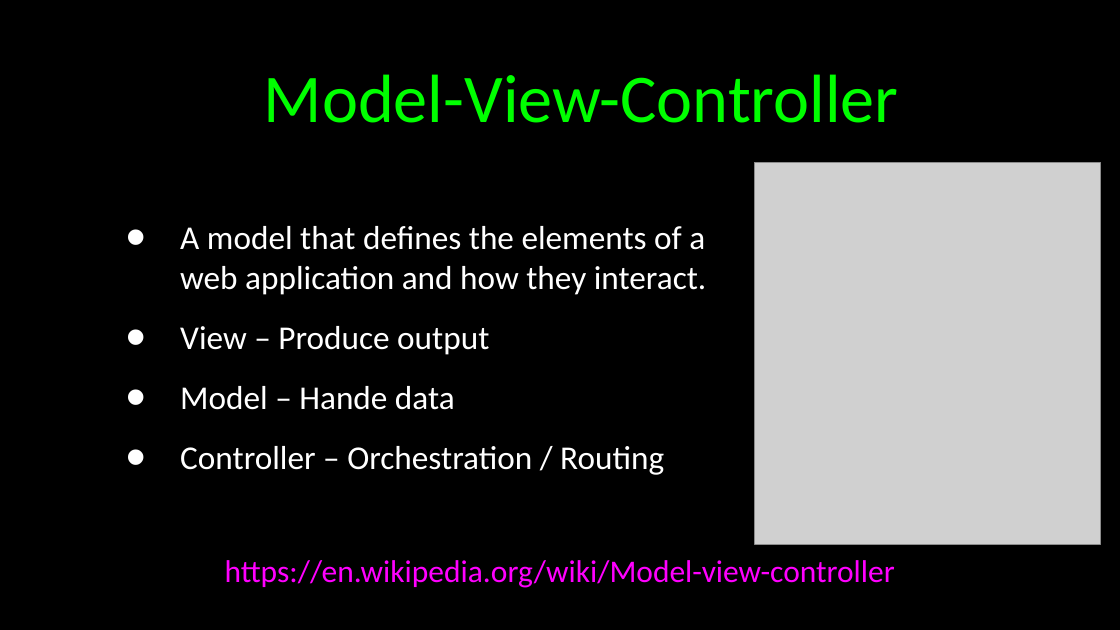
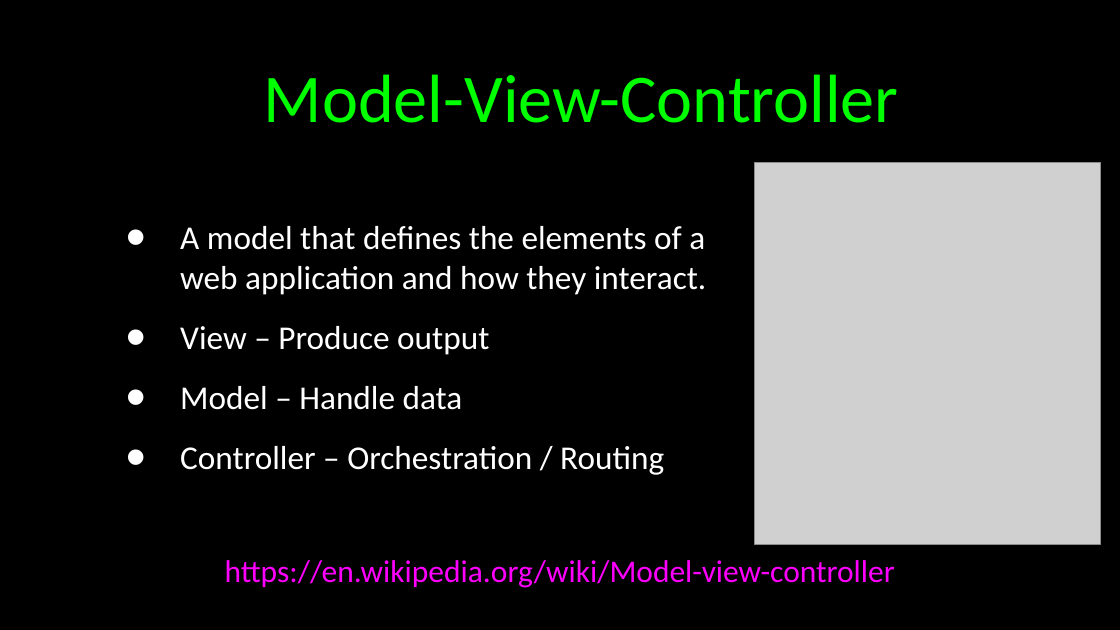
Before and after one commit to csev/wa4e, a slide deck: slide 17 of lectures/PHP-06-Forms.ppt. Drawn at 1120x630 pixels with LibreOffice and Linux fonts; fonts in the diff are those of the drawing; grey boxes stand for pictures. Boxes give left, top, right and bottom in pixels: in the first picture for what was removed or moved away, otherwise in the second. Text is boxed around its words. In the diff, an @@ line names an element or a change of style, - is before the commit and + after.

```diff
--- a/lectures/PHP-06-Forms.ppt
+++ b/lectures/PHP-06-Forms.ppt
@@ text at <box>180,386,463,410</box>: text changed @@
-• Model – Hande data
+• Model – Handle data
```
Also in this commit, not shown: 4 other slides changed, 30 other files.
